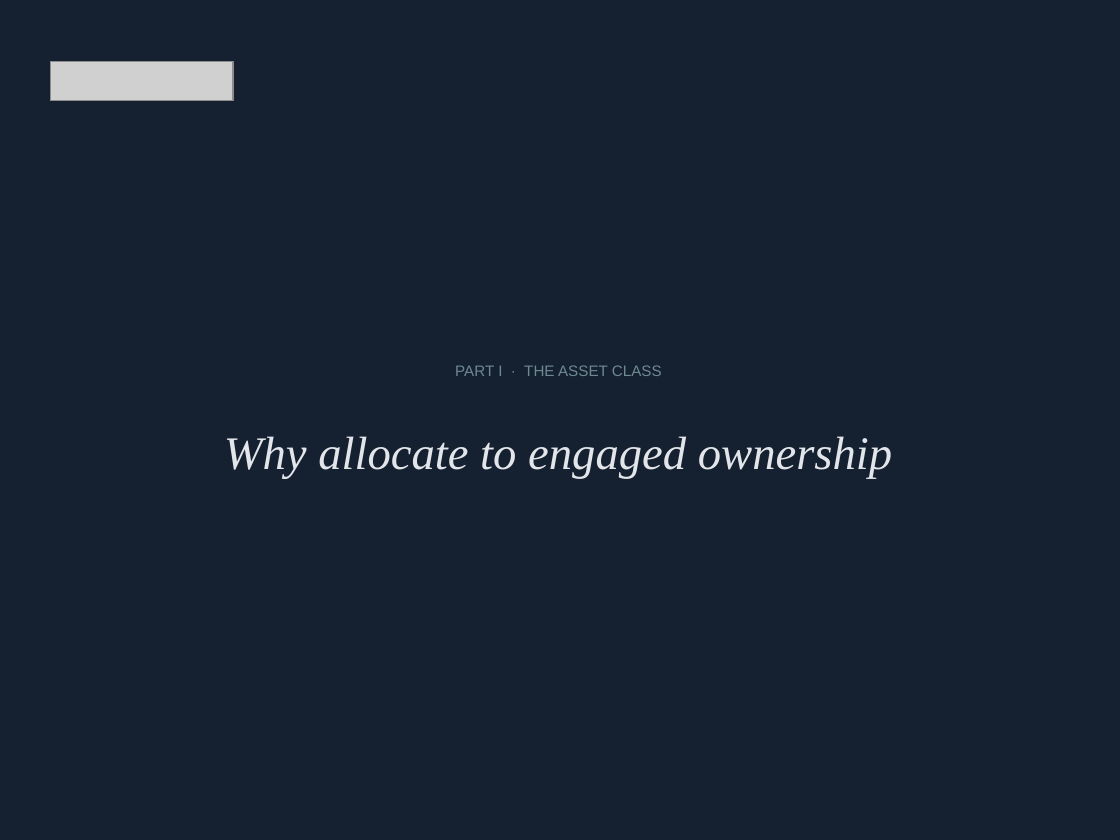
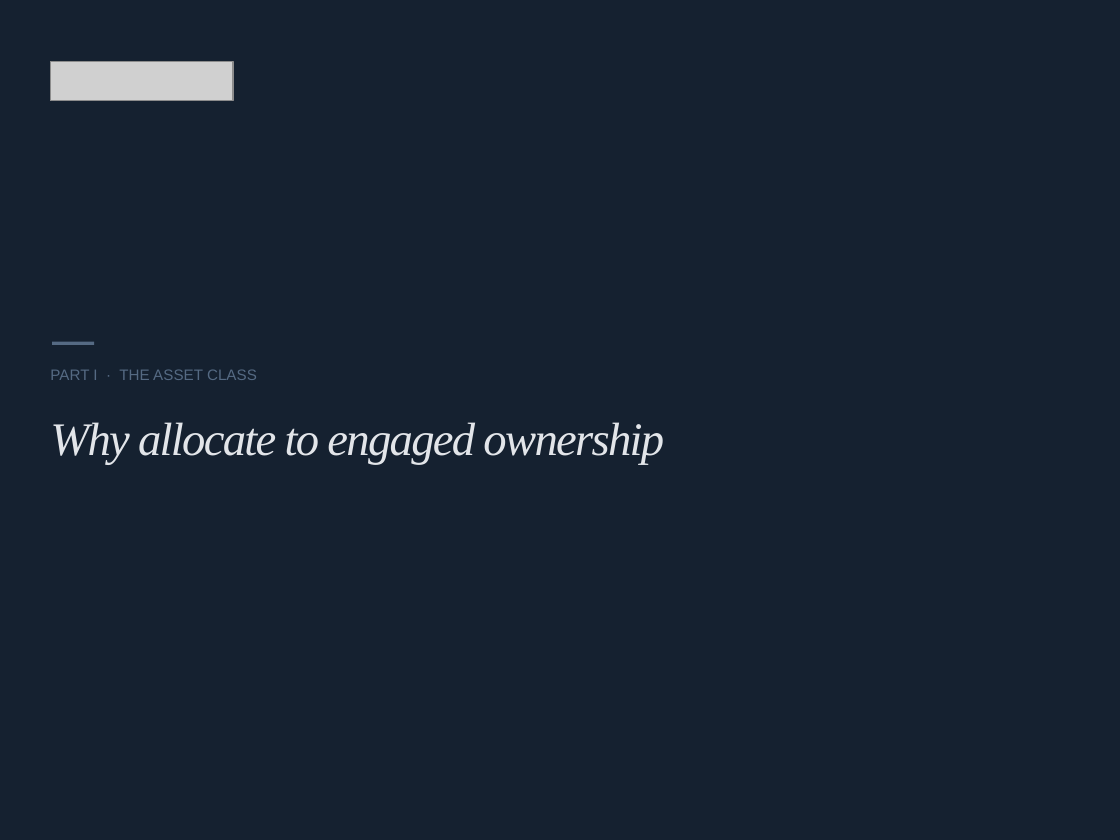
Before and after one commit to charette-lab/Claude, a slide deck: slide 3 of Athanase_Engaged_Ownership_Allocator_Deck.pptx. Drawn at 1120x840 pixels with LibreOffice and Linux fonts; fonts in the diff are those of the drawing; grey boxes stand for pictures. Boxes give left, top, right and bottom in pixels: in the first picture for what was removed or moved away, otherwise in the second. Text is boxed around its words. In the diff, an @@ line names an element or a change of style, - is before the commit and + after.

```diff
--- a/Athanase_Engaged_Ownership_Allocator_Deck.pptx
+++ b/Athanase_Engaged_Ownership_Allocator_Deck.pptx
@@ rectangle added at bbox=[52, 341, 94, 344], fill #556A83 @@
@@ text "PART I · THE ASSET ...": place and size @@
-text "PART I · THE ASSET ..." at bbox=[455, 365, 662, 376]
+text "PART I · THE ASSET ..." at bbox=[50, 369, 257, 380]
@@ text "PART I · THE ASSET ..." at bbox=[50, 369, 257, 380]: text colour #6F8990 to #556A83; alignment centre to left; vertical alignment middle to top @@
@@ text "Why allocate to engaged ownership": place and size @@
-text "Why allocate to engaged ownership" at bbox=[224, 436, 892, 479]
+text "Why allocate to engaged ownership" at bbox=[50, 422, 664, 465]
@@ text "Why allocate to engaged ownership" at bbox=[50, 422, 664, 465]: letter spacing 0 to -1.2 pt; alignment centre to left; vertical alignment middle to top @@
```
Also in this commit, not shown: 26 other slides changed, 1 other file.
